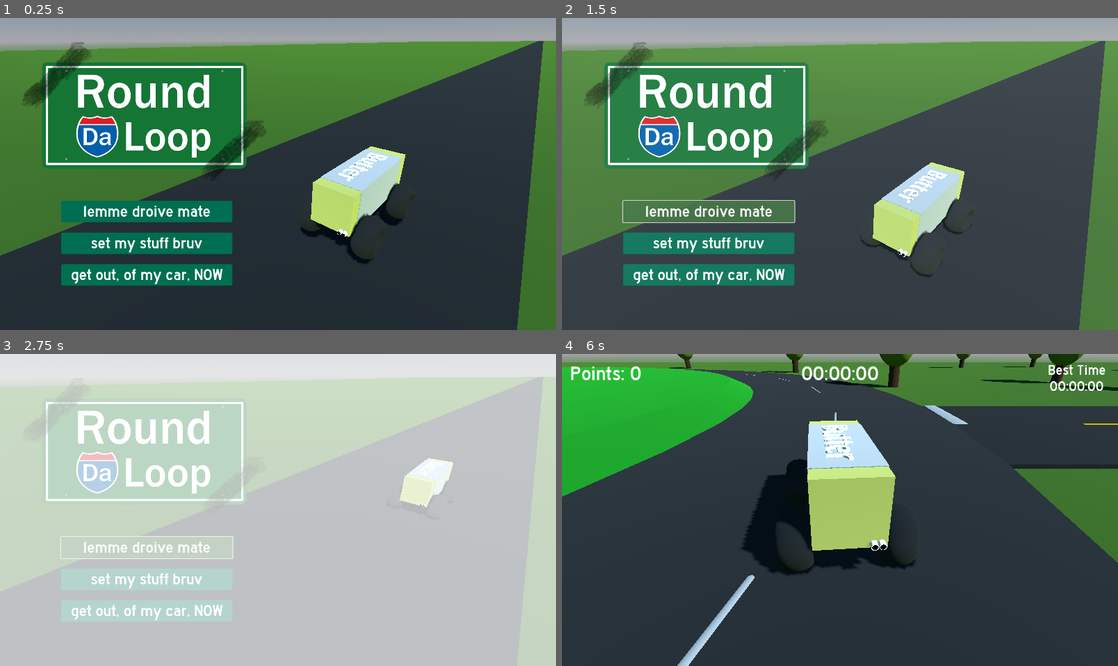
Above: before the commit, frames 1-4 (two rows, left to right).
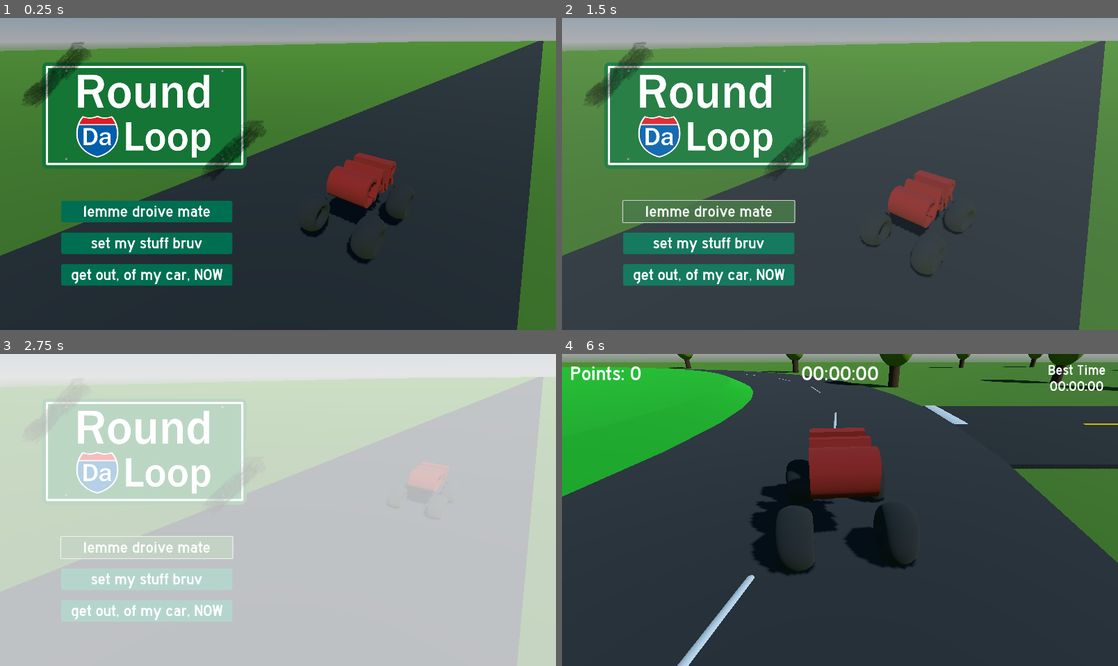
Above: after the commit, the same moments.

Repository: calchoo5/gmtk-2025-buttatruk
Game: Godot game, scene res://titel.tscn
The game is run twice, just before and just after one commit, with the same random seed, the same clock (stepped at 60 frames per second) and the same inputs.
Inputs (mouse positions are in pixels of both pictures, inside the frame that each line leads up to):
- Up to frame 1 (0.25 s): no input
- Up to frame 2 (1.5 s): hold D (right) 0.53-1.25 s; click "lemme droive mate" at 1.25 s
- Up to frame 3 (2.75 s): hold S (down) from 2.03 s (still down)
- Up to frame 4 (6 s): release S (down) at 2.78 s; hold D (right) 2.78-3.53 s; hold W (up) 3.53-4.28 s; hold A (left) 4.28-5.75 s; click (689, 510) at 5.75 s

The runs differ from the first frame. In frame 1, 3.2% of the frame differs, in the area x 55-73%, y 41-74%; in frame 2, 3.0%; in frame 3, 0.9%; in frame 4, 6.8%, in the area x 32-60%, y 21-70%.

Commit message:
change model function

Diff:
--- /dev/null
+++ b/loop-gmtk-2025/car models/word_model.tscn
@@ -0,0 +1,15 @@
+[gd_scene load_steps=3 format=3 uid="uid://bwht8su75cfsc"]
+
+[sub_resource type="StandardMaterial3D" id="StandardMaterial3D_yx6sj"]
+albedo_color = Color(0.415686, 0.0509804, 0, 1)
+
+[sub_resource type="TextMesh" id="TextMesh_1kqav"]
+material = SubResource("StandardMaterial3D_yx6sj")
+text = "CAR"
+font_size = 100
+
+[node name="WordModel" type="Node3D"]
+
+[node name="MeshInstance3D" type="MeshInstance3D" parent="."]
+transform = Transform3D(-4.37114e-08, 0, -19.6963, 0, 1, 0, 1, 0, -8.60953e-07, 0, 1, 0)
+mesh = SubResource("TextMesh_1kqav")
--- a/loop-gmtk-2025/dumbcar.gd
+++ b/loop-gmtk-2025/dumbcar.gd
@@ -15,6 +15,21 @@
 var shift2 = true
 
 var pointsMult : int = 1
+
+var models: Dictionary[String,PackedScene] = {
+	"butter" : load("res://car models/butter_model.tscn"),
+	"word" : load("res://car models/word_model.tscn")
+}
+var curr_model = "null"
+
+func _ready() -> void:
+	change_model("word")
+
+func change_model(model : String) -> void:
+	if(model != curr_model):
+		for child in $Model.get_children():
+			child.queue_free()
+		$Model.add_child(models[model].instantiate())
 
 func flip_directions() -> void:
 	maxsteer *= -1
--- a/loop-gmtk-2025/dumbcar.tscn
+++ b/loop-gmtk-2025/dumbcar.tscn
@@ -1,9 +1,8 @@
-[gd_scene load_steps=8 format=3 uid="uid://dlr3fnmqv5ho1"]
+[gd_scene load_steps=7 format=3 uid="uid://dlr3fnmqv5ho1"]
 
 [ext_resource type="Script" uid="uid://c34pawyjx8m80" path="res://dumbcar.gd" id="1_xlo5i"]
 [ext_resource type="PackedScene" uid="uid://bdr8bxxd5ubr7" path="res://followcam.tscn" id="2_riqrm"]
 [ext_resource type="AudioStream" uid="uid://f5kvx44j6g6u" path="res://shit/sfx/Butter dog (Original Version) [HAzp5Q6P5ek].mp3" id="3_riqrm"]
-[ext_resource type="PackedScene" uid="uid://biicfwe3ws6pp" path="res://car models/butter_model.tscn" id="4_2r58r"]
 
 [sub_resource type="StandardMaterial3D" id="StandardMaterial3D_riqrm"]
 albedo_color = Color(0.0807833, 0.0807833, 0.0807833, 1)
@@ -35,8 +34,6 @@
 max_db = -10.0
 max_polyphony = 10
 bus = &"SFX"
-
-[node name="Model" parent="." instance=ExtResource("4_2r58r")]
 
 [node name="frontleft" type="VehicleWheel3D" parent="."]
 transform = Transform3D(1, 0, 0, 0, 1, 0, 0, 0, 1, 0.75, 0.254, 1)
@@ -97,3 +94,5 @@
 [node name="CollisionShape3D" type="CollisionShape3D" parent="."]
 transform = Transform3D(1, 0, 0, 0, 1, 0, 0, 0, 3.01796, 0, 0.784083, 0)
 shape = SubResource("ConvexPolygonShape3D_2r58r")
+
+[node name="Model" type="Node3D" parent="."]
Not shown: 1 places in loop-gmtk-2025/car/wordcar.tscn that only renumber resources
